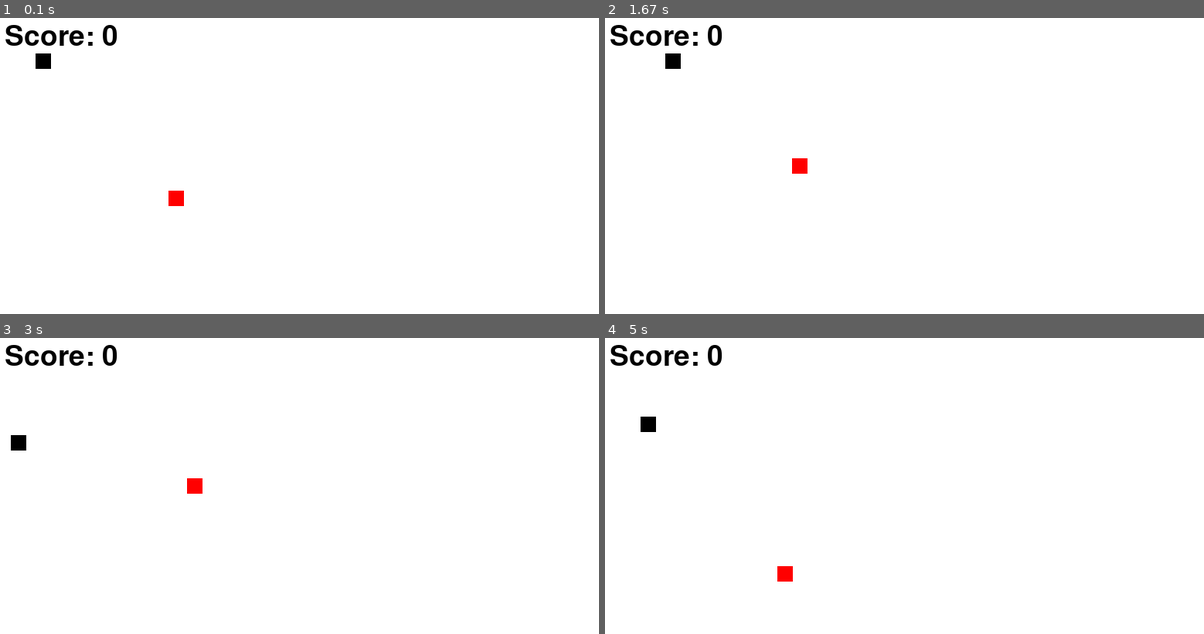
Above: before the commit, frames 1-4 (two rows, left to right).
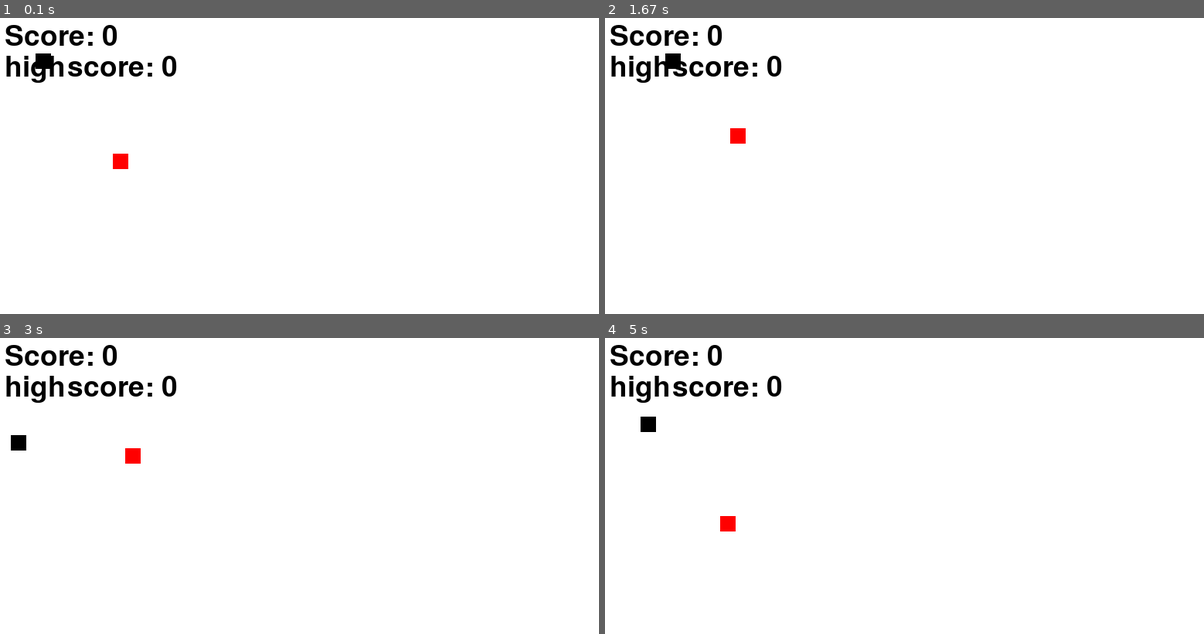
Above: after the commit, the same moments.

Repository: oasis-pandey/Python
Game: pygame game, started from Pygame/increasing snake length.py
The game is run twice, just before and just after one commit, with the same random seed, the same clock (stepped at 60 frames per second) and the same inputs.
Inputs:
- Up to frame 1 (0.1 s): no input
- Up to frame 2 (1.67 s): hold Right 0.33-0.8 s; hold Up 0.83-1.13 s; tap Enter at 1.17 s; hold Right from 1.5 s (still down)
- Up to frame 3 (3 s): release Right at 1.97 s; hold Left 2-2.53 s; hold Down 2.57-2.87 s; hold Left from 2.9 s (still down)
- Up to frame 4 (5 s): release Left at 3.3 s; tap Enter at 3.33, 4.13, 4.43 s; hold Up 3.67-4.03 s; hold Down from 4.73 s (still down)

The runs differ from the first frame. In frame 1, 1.1% of the frame differs, in the area x 1-31%, y 12-64%; in frame 2, 1.1%; in frame 3, 1.2%, in the area x 1-34%, y 12-53%; in frame 4, 1.2%.

Commit message:
added highscore

Diff:
--- a/Pygame/increasing snake length.py
+++ b/Pygame/increasing snake length.py
@@ -8,9 +8,10 @@
 game_window=pygame.display.set_mode((length, height))
 pygame.display.set_caption("Snake Game!")
 
-def display_score(score,color,x,y):
+
+def display_score(score,color,x,y,content):
     font=pygame.font.SysFont(None, 55)
-    text=font.render("Score: "+ str(score), True, color)
+    text=font.render(content+ str(score), True, color)
     game_window.blit(text,(x,y))
 
 def plot_snake(game_window, color,snk_list,snake_size):
@@ -38,12 +39,13 @@
     velocity_y=0
     score=0
     snake_length=1
+    highscore=0
 
     #SNK_LIST is empty , but "head" list will be appended into it everytime ( check line 74)
     snk_list=[]
     #Food
-    food_x=random.randint(20,height/2)
-    food_y=random.randint(20,length/2)
+    food_x=random.randint(20,200)
+    food_y=random.randint(20,350)
     while quit_game==False:
         if game_over==True:
             for event in pygame.event.get():
@@ -96,11 +98,18 @@
                 food_y=random.randint(10,length/2)
                 snake_length+=5
 
+                if score>int(highscore):
+                    display_score(highscore, black, 10, 20, "Highscore:")
+                    highscore=score
+                    with open("highscore.txt", "w")as f:
+                        f.write(str(highscore))
+
 
             snake_x+=velocity_x # changing x coordinate of snake
             snake_y+=velocity_y # changing y coordinate of snake
             game_window.fill(white) # fills the entire game window with white color
-            display_score(score, black, 10, 10)  #displays score into game window intead of terminal
+            display_score(score, black, 10, 10, "Score: ")  #displays score into game window intead of terminal
+            display_score(highscore, black,10,50 , "highscore: ")
             generate_food(game_window, red, food_x, food_y, 20) # generates food randomly
             plot_snake(game_window, black,snk_list, snake_size) # plots the snake
         pygame.display.update() #updates the display
@@ -111,5 +120,4 @@
             game_over=True
 
 
-
 gameloop()
--- /dev/null
+++ b/highscore.txt
@@ -0,0 +1 @@
+150
